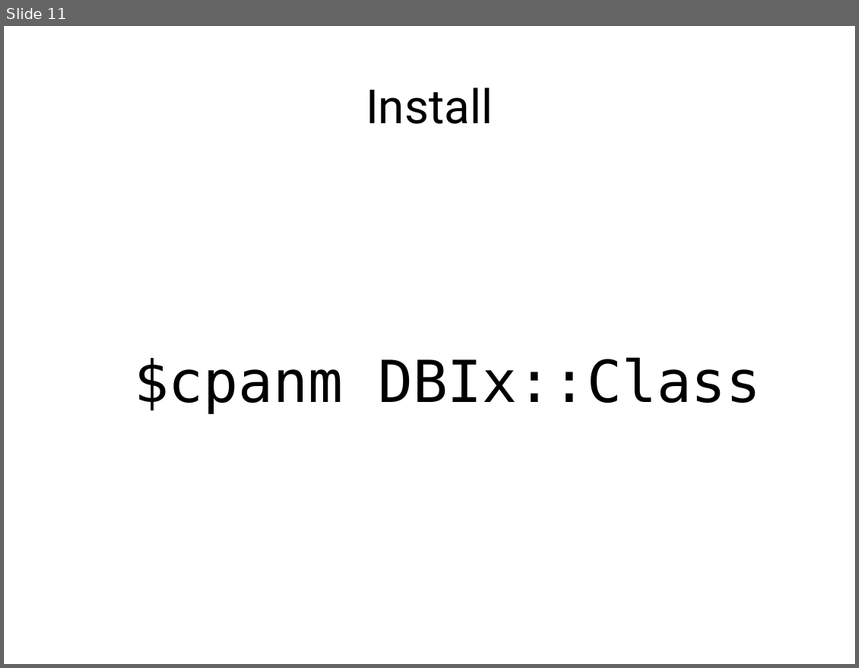
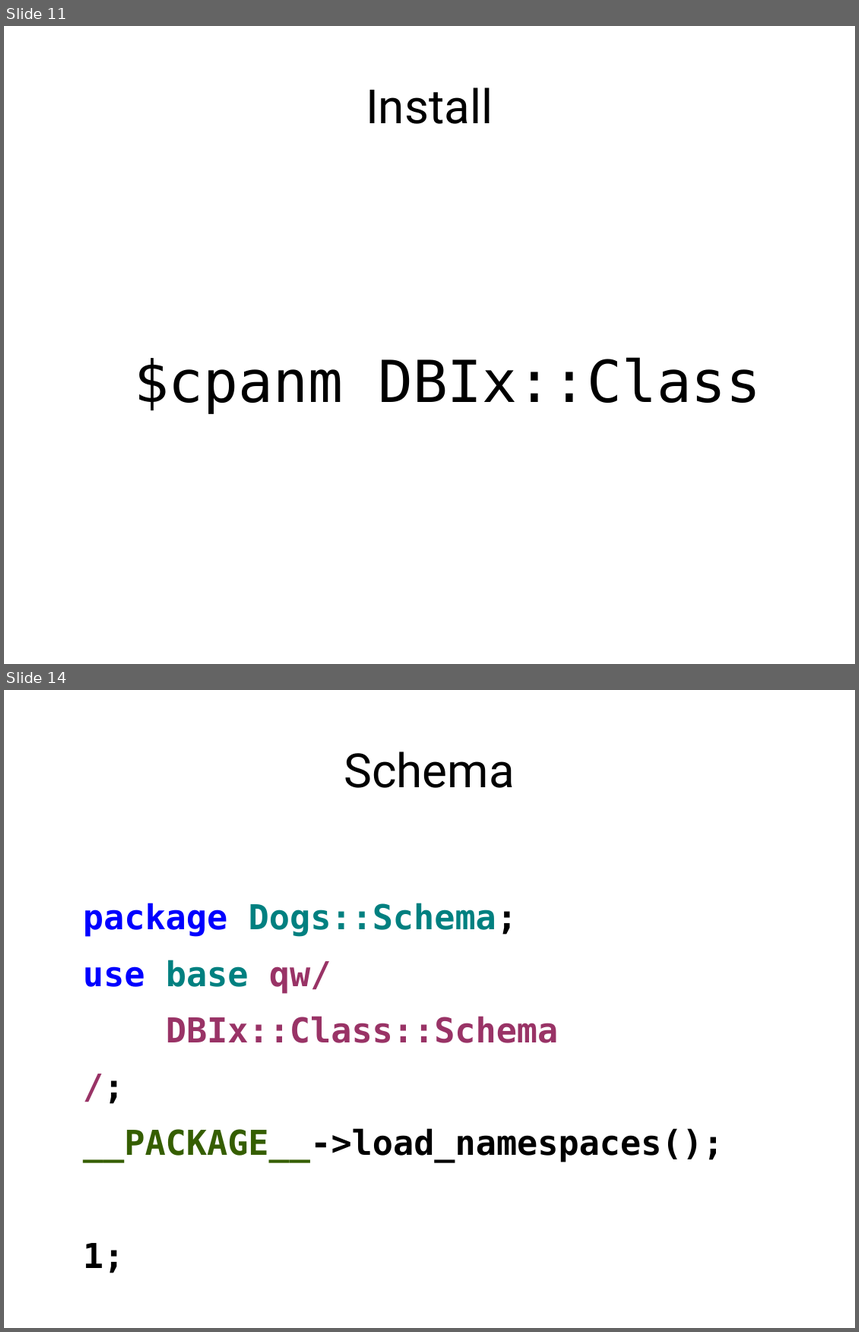
Before and after one commit to erezschatz/Presentation, a slide deck: dbix-class.odp. Shown one above the other, each under a label of ours: slide 11 before the commit, slides 11 and 14 after it; the slides between them are not shown. The pictures are 859x668 and 859x1332 pixels, drawn with LibreOffice and Linux fonts; fonts in the diff are those of the drawing. Boxes give left, top, right and bottom in pixels: in the first picture for what was removed or moved away, otherwise in the second. Text is boxed around its words. In the diff, an @@ line names an element or a change of style, - is before the commit and + after.

```diff
--- a/dbix-class.odp
+++ b/dbix-class.odp
@@ slide 14 added at [4, 690, 855, 1328], background #FFFFFF @@
@@ title added at [344, 752, 514, 788], 44 pt, text #000000 @@
+Schema
@@ text added at [83, 903, 724, 1274], 32 pt, text #000000, bold @@
+package Dogs::Schema;
+use base qw/
+DBIx::Class::Schema
+/;
+__PACKAGE__->load_namespaces();
+1;
```
Also in this commit, not shown: 4 slides changed, 5 other slides added, 2 slides removed, 1 other file.
